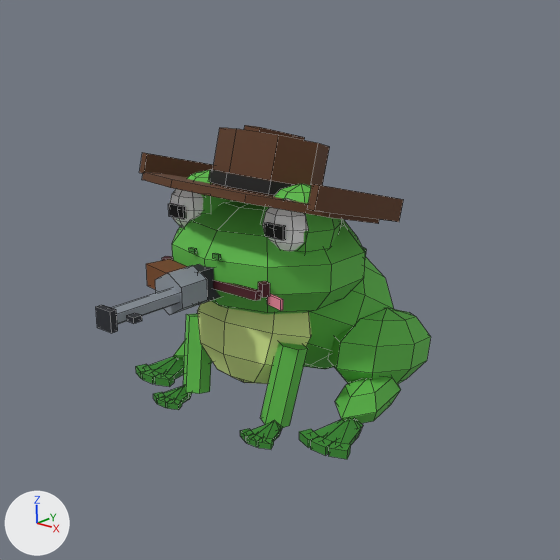
Two versions of the Blender file zabie-strzelanie/lowpoly/Zaba_LowPoly.blend, one commit apart.
The view is the same before and after, from the file's camera 'Camera'. The lights are fixed; the arrows at lower left show +X, +Y and +Z. The older version comes first. Mesh edges are drawn as thin lines.

Script lines for the objects in view, before the commit:
```python
ob_bron = bpy.data.objects.new('Bron', me_bron)
ob_bron.location = (0.0, -2.0, 2.4)
ob_cialo = bpy.data.objects.new('Cialo', me_cialo)
ob_cialo.location = (0.0, 0.35, 1.45)
ob_kapelusz = bpy.data.objects.new('Kapelusz', me_kapelusz)
ob_kapelusz.location = (0.0, -0.85, 3.5)
ob_kapeluszpasek = bpy.data.objects.new('KapeluszPasek', me_kapeluszpasek)
ob_kapeluszpasek.location = (0.01, -0.76, 3.66)
ob_oczybiale = bpy.data.objects.new('OczyBiale', me_oczybiale)
ob_oczybiale.location = (-1.0, -1.45, 3.3)
ob_zrenice = bpy.data.objects.new('Zrenice', me_zrenice)
ob_zrenice.location = (-1.02, -1.73, 3.27)
# also in view: 'BronStal' at (0.0, -3.25, 2.4); 'Ciemne' at (0.0, -0.3, 1.42); 'Brzuch' at (0.0, -1.05, 1.45); 'BronRekojesc' at (-0.55, -2.35, 2.4)
```
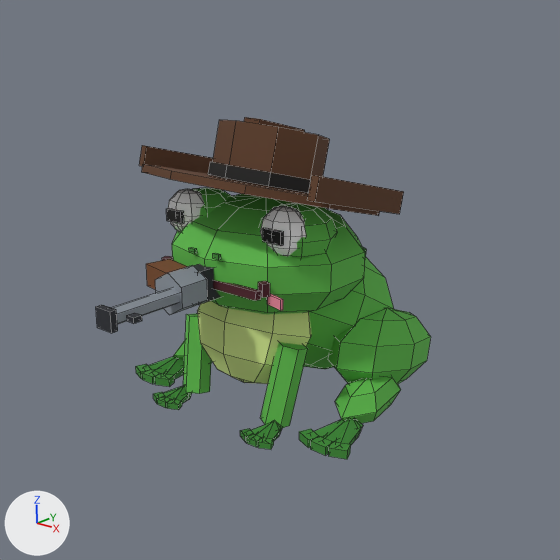
Patch to the scene script:
```diff
--- a/zabie-strzelanie/lowpoly/Zaba_LowPoly.blend.py
+++ b/zabie-strzelanie/lowpoly/Zaba_LowPoly.blend.py
@@ me_cialo @@
-me_cialo.from_pydata(...)  # 340 vertices, 380 faces; spans x -2.18..2.18, y -2.51..1.63, z -1.45..2.4
+me_cialo.from_pydata(...)  # 340 vertices, 380 faces; spans x -2.18..2.18, y -2.51..1.63, z -1.45..2.12
+# me_cialo part 1: the loose piece of 42 vertices spanning x -1.57..-0.33, y -2.02..-0.78, z 1.2..2.4 is scaled about its middle by (1, 0.968, 0.75), then moved by (0.0, -0.1, -0.13)
+# me_cialo part 2: the loose piece of 42 vertices spanning x 0.33..1.57, y -2.02..-0.78, z 1.2..2.4 is scaled about its middle by (1, 0.968, 0.75), then moved by (0.0, -0.1, -0.13)
+# me_cialo part 3: 380 faces spanning x -2.18..2.18, y -2.51..1.63, z -1.45..2.12 switch from mat_cialo (green #5dbc49) to mat_paleta (picture img_paleta)
@@ me_oczybiale @@
-me_oczybiale.from_pydata(...)  # 84 vertices, 96 faces; spans x -0.4..2.4, y -0.3..0.3, z -0.4..0.4
-me_oczybiale.materials.append(mat_oczybiale)  # white #ffffff
+me_oczybiale.from_pydata(...)  # 84 vertices, 96 faces; spans x -0.4..2.4, y -0.3..0.3, z -0.38..0.38
+# me_oczybiale part 4: 34 vertices removed from x -0.35..0.35, y -0.26..0.26, z -0.4..0.4; 34 vertices added at x -0.35..0.35, y -0.26..0.26, z -0.38..0.38
+# me_oczybiale part 5: 34 vertices removed from x 1.65..2.35, y -0.26..0.26, z -0.4..0.4; 34 vertices added at x 1.65..2.35, y -0.26..0.26, z -0.38..0.38
+me_oczybiale.materials.append(mat_paleta)  # picture img_paleta
@@ me_zrenice @@
 me_zrenice.from_pydata(...)  # 16 vertices, 12 faces; spans x -0.17..2.21, y -0.03..0.03, z -0.1..0.1
-me_zrenice.materials.append(mat_zrenice)  # black #090909
+me_zrenice.materials.append(mat_paleta)  # picture img_paleta
@@ me_kapelusz @@
 me_kapelusz.from_pydata(...)  # 60 vertices, 40 faces; spans x -2.11..2.11, y -1.75..1.75, z -0.49..1.12
-me_kapelusz.materials.append(mat_kapelusz)  # brown #5e391f
+# me_kapelusz part 6: texture (UV) coordinates of 40 of 40 faces, centred in x -2.03..2.04, y -1.63..1.63, z -0.39..1.06, changed; they spanned u 0.0..1.0, v 0.0..1.0 and now span u 0.94..0.94, v 0.06..0.06
+me_kapelusz.materials.append(mat_paleta)  # picture img_paleta
@@ me_kapeluszpasek @@
 me_kapeluszpasek.from_pydata(...)  # 16 vertices, 10 faces; spans x -0.99..0.99, y -0.84..0.84, z -0.3..0.3
-me_kapeluszpasek.materials.append(mat_kapeluszpasek)  # black #141414
+# me_kapeluszpasek part 7: texture (UV) coordinates of 10 of 10 faces, centred in x -0.87..0.87, y -0.73..0.73, z -0.17..0.17, changed; they spanned u 0.0..1.0, v 0.01..1.0 and now span u 0.06..0.06, v 0.19..0.19
+me_kapeluszpasek.materials.append(mat_paleta)  # picture img_paleta
@@ ob_oczybiale @@
 ob_oczybiale = bpy.data.objects.new('OczyBiale', me_oczybiale)
-ob_oczybiale.location = (-1.0, -1.45, 3.3)
+ob_oczybiale.location = (-1.0, -1.5, 3.22)
@@ ob_zrenice @@
 ob_zrenice = bpy.data.objects.new('Zrenice', me_zrenice)
-ob_zrenice.location = (-1.02, -1.73, 3.27)
+ob_zrenice.location = (-1.02, -1.78, 3.2)
@@ ob_kapelusz @@
 ob_kapelusz = bpy.data.objects.new('Kapelusz', me_kapelusz)
-ob_kapelusz.location = (0.0, -0.85, 3.5)
+ob_kapelusz.location = (0.0, -0.85, 3.62)
@@ ob_kapeluszpasek @@
 ob_kapeluszpasek = bpy.data.objects.new('KapeluszPasek', me_kapeluszpasek)
-ob_kapeluszpasek.location = (0.01, -0.76, 3.66)
+ob_kapeluszpasek.location = (0.01, -0.76, 3.78)
```

What differs and where, as boxes [x1, y1, x2, y2] in the pictures (560 x 560 px; the box of a moved part takes in the faces that stretch with it):
'Cialo', reshaped (7% shorter): before [172, 170, 431, 428]; after [172, 188, 431, 428]
'Kapelusz', moved: before [139, 125, 404, 224]; after [139, 117, 404, 216]
'OczyBiale', reshaped, moved: before [170, 189, 308, 251]; after [168, 189, 306, 256]
'KapeluszPasek', moved: before [209, 169, 293, 195]; after [208, 162, 311, 193]
'Zrenice', recoloured, moved: before [168, 203, 286, 240]; after [166, 208, 284, 246]
part 1 of me_cialo, moved or reshaped: before [187, 170, 232, 215]; after [174, 188, 232, 230]
part 2 of me_cialo, moved or reshaped: before [260, 184, 342, 254]; after [259, 203, 337, 259]
part 3 of me_cialo, recoloured: before [176, 170, 346, 272]; after [174, 188, 346, 272]
part 4 of me_oczybiale, moved or reshaped: before [170, 189, 203, 228]; after [168, 189, 204, 232]
part 5 of me_oczybiale, moved or reshaped: before [263, 198, 308, 251]; after [260, 206, 306, 256]
